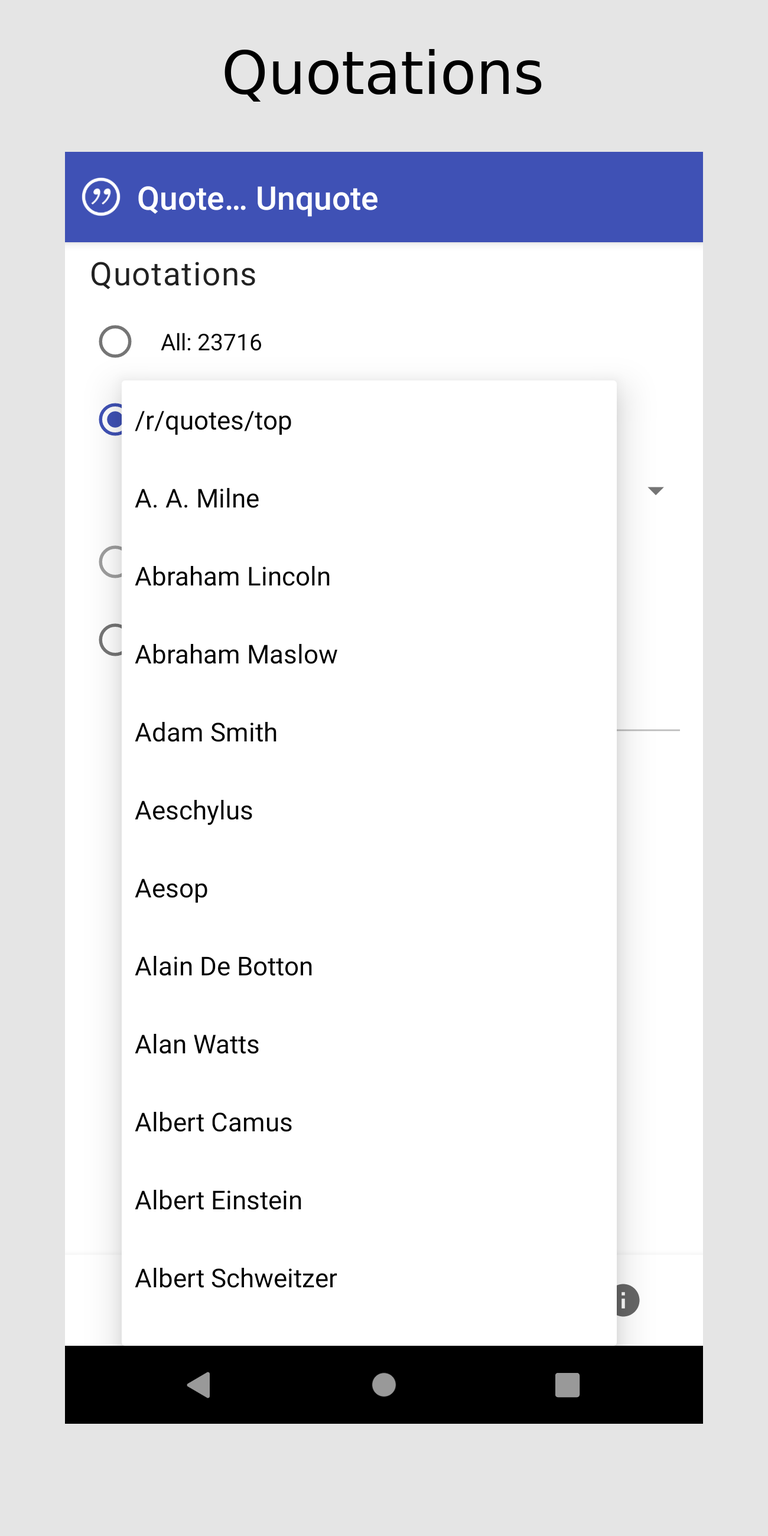
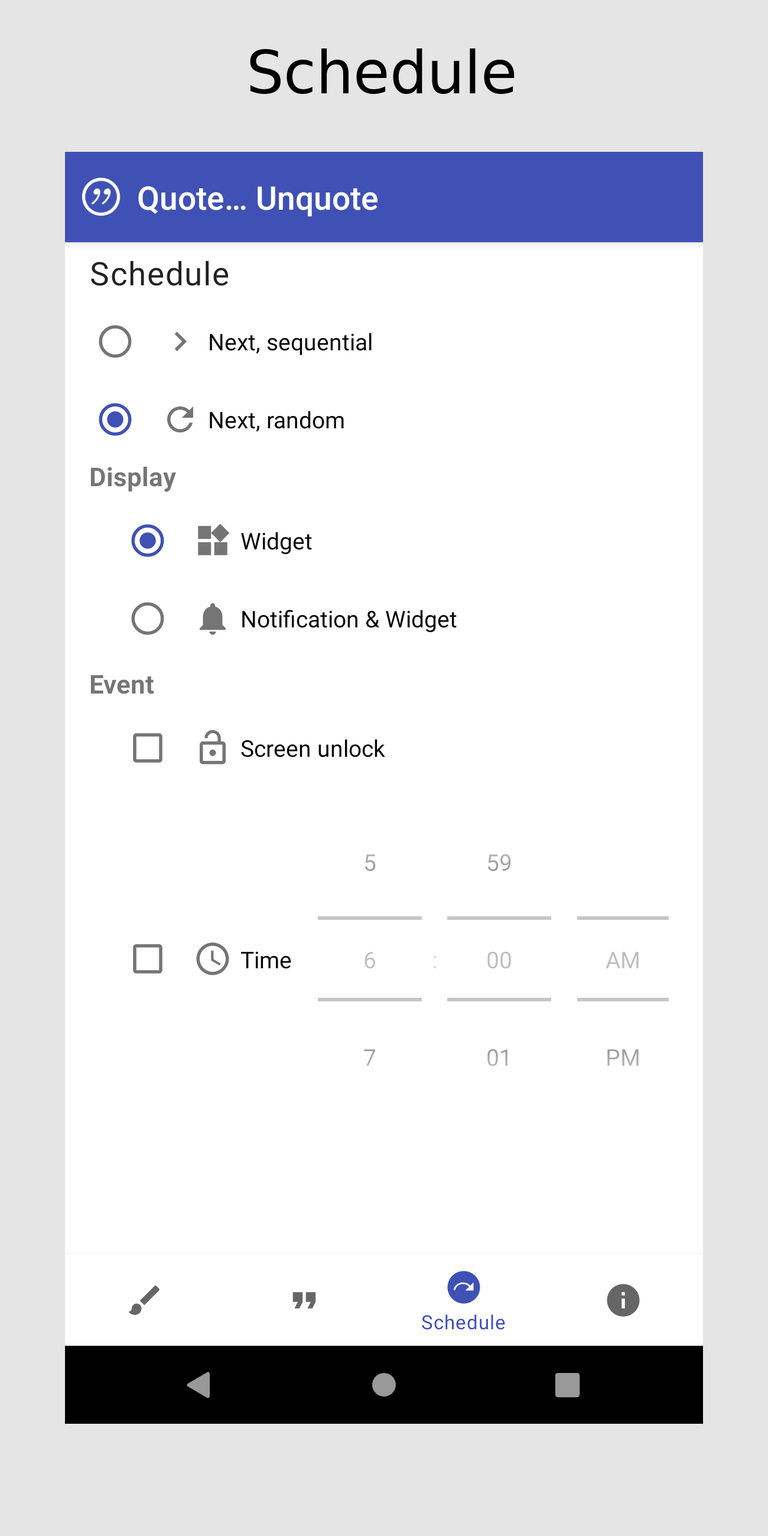
Revision of a layered 768px x 1536px image; what changed, layer by layer:
renamed "search" to "Quotations", hid it over [224, 49, 542, 102]
hid "3.2 fdroid" over [90, 260, 680, 1346]
showed "schedule" over [249, 48, 515, 94]
showed "4" over [90, 260, 680, 1346]
